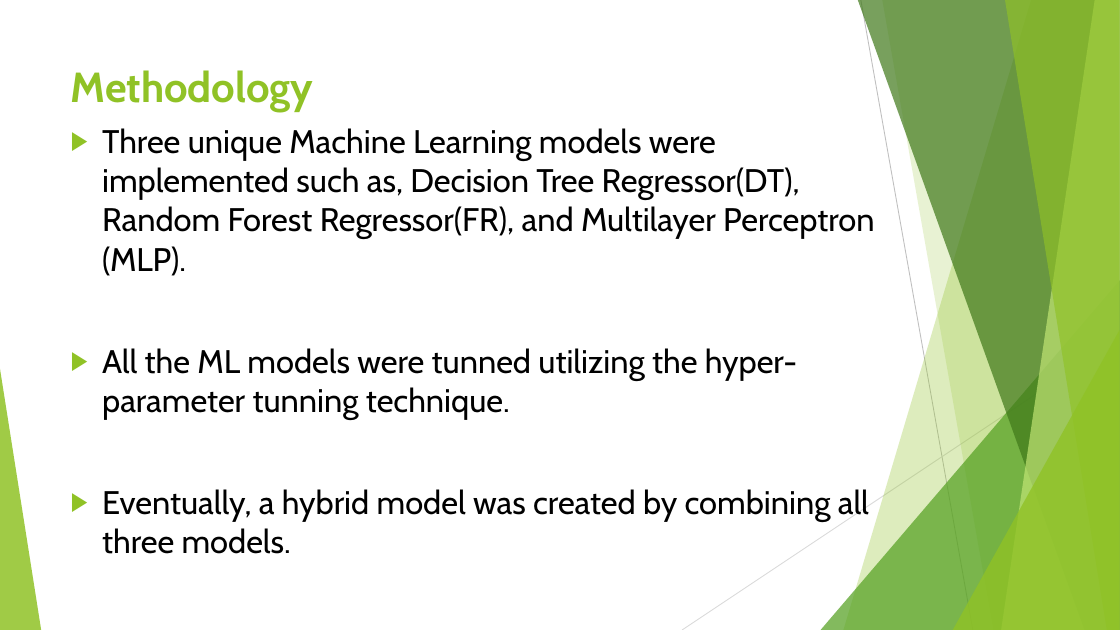
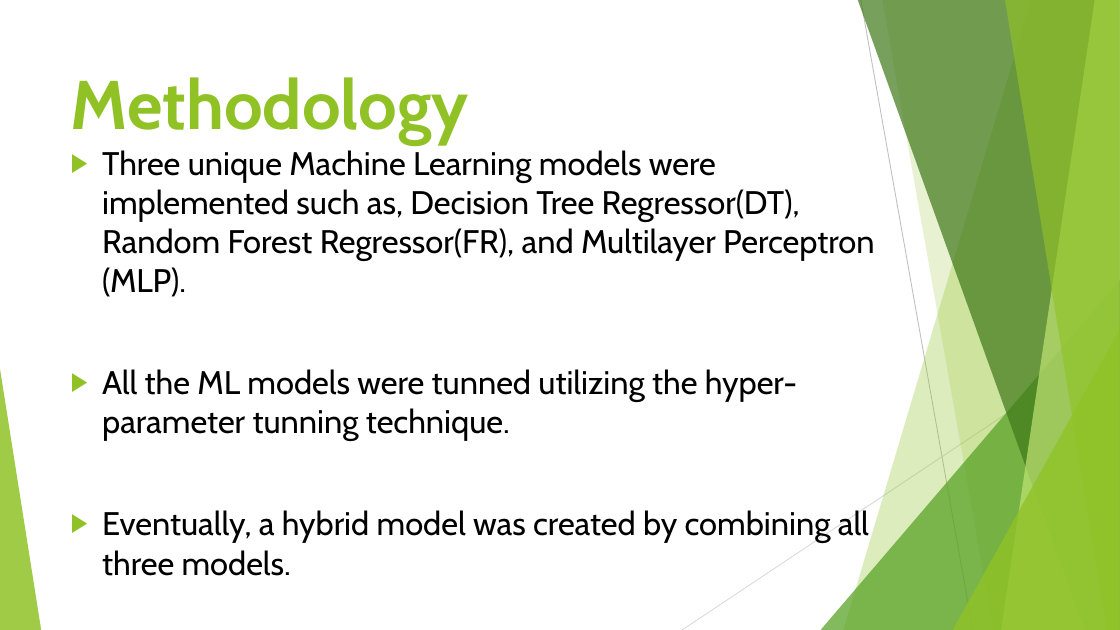
Before and after one commit to AbdulJaleel61/BODYFAT_PREDICTION, a slide deck: slide 13 of Presentation1.pptx (slide 11 before the commit). Drawn at 1120x630 pixels with LibreOffice and Linux fonts; fonts in the diff are those of the drawing. Boxes give left, top, right and bottom in pixels: in the first picture for what was removed or moved away, otherwise in the second. Text is boxed around its words. In the diff, an @@ line names an element or a change of style, - is before the commit and + after.

```diff
--- a/Presentation1.pptx
+++ b/Presentation1.pptx
@@ title "Methodology" at [71, 77, 469, 145]: size 36 to 59 pt @@
@@ text "Three unique Machine Learning models ...": place and size @@
-text "Three unique Machine Learning models ..." at [102, 128, 874, 521]
+text "Three unique Machine Learning models ..." at [102, 150, 874, 543]
```
Also in this commit, not shown: 12 other slides changed, 4 slides added, 1 slide removed, 3 other files.
